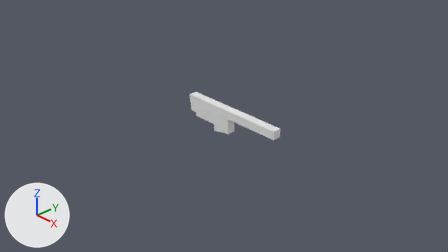
The Blender file 03-Assignment/Assignment03_CarlosPoveda_123802.blend as it was, and as the next commit left it.
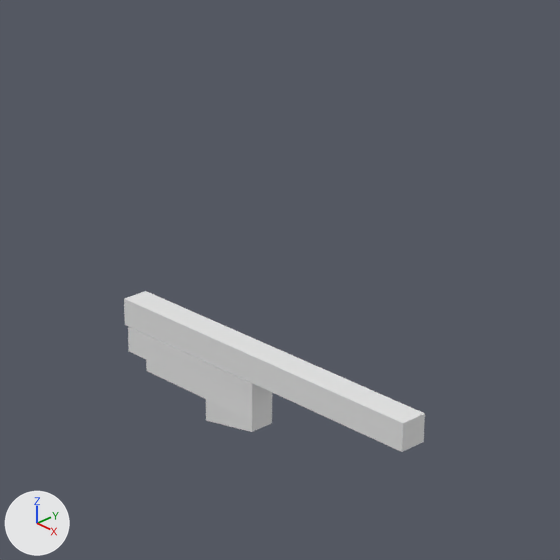
There are two pictures of each version: one from the file's camera 'Camera', one close up on the part from 34% to 72% of the width and 2% to 69% of the height. The lights are fixed; the arrows at lower left show +X, +Y and +Z.
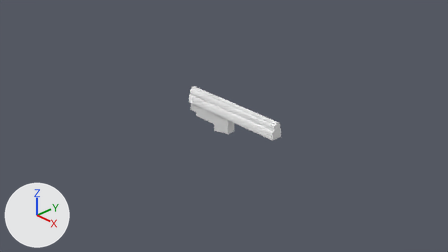
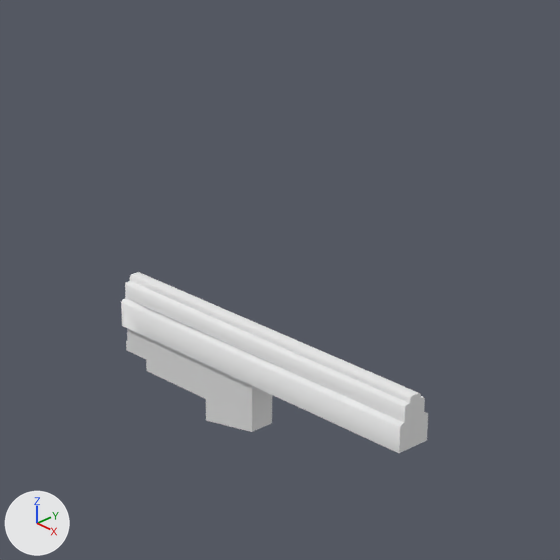
Commit message: more changes for assignment 3

The change, as a list of edits to the scene's bpy script:
```text
Change me_cube:
    used by ob_cube; location = (-0.736, 0.0, 0.079); scale = (0.0761, 0.0761, 0.0761)
    remove me_cube.from_pydata(...)  # 46 vertices, 42 faces; spans x -1.4..26.5, y -1.0..1.1, z -3.7..3.1
    add me_cube.from_pydata(...)  # 346 vertices, 202 faces; spans x -1.4..26.5, y -1.2..1.5, z -3.7..4.9
    me_cube part 1: 4 vertices removed from x -1.0..7.5, y -1.0, z -1.0..3.1; 304 vertices added at x -1.4..26.5, y -1.2..1.5, z -1.0..4.9
```

Location of each change, (x1, y1, x2, y2) in pixels of the close-ups (560 x 560 px):
'Cube', reshaped (12% taller)
    before: (124, 291, 425, 452)
    after: (121, 272, 428, 453)
